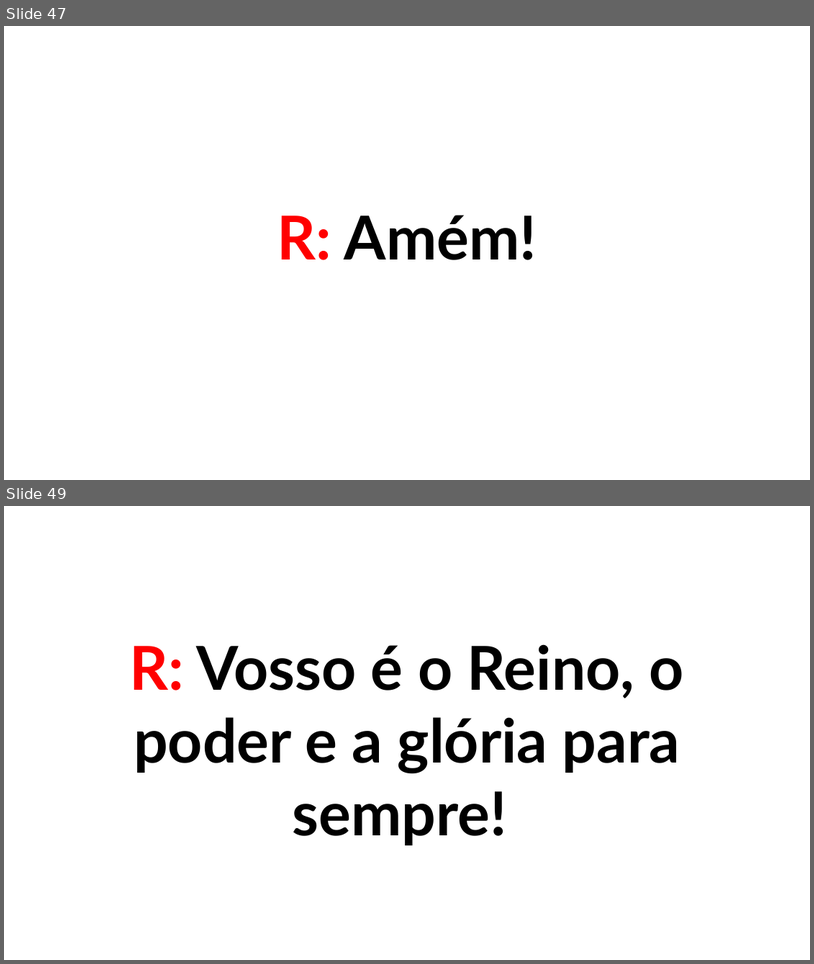
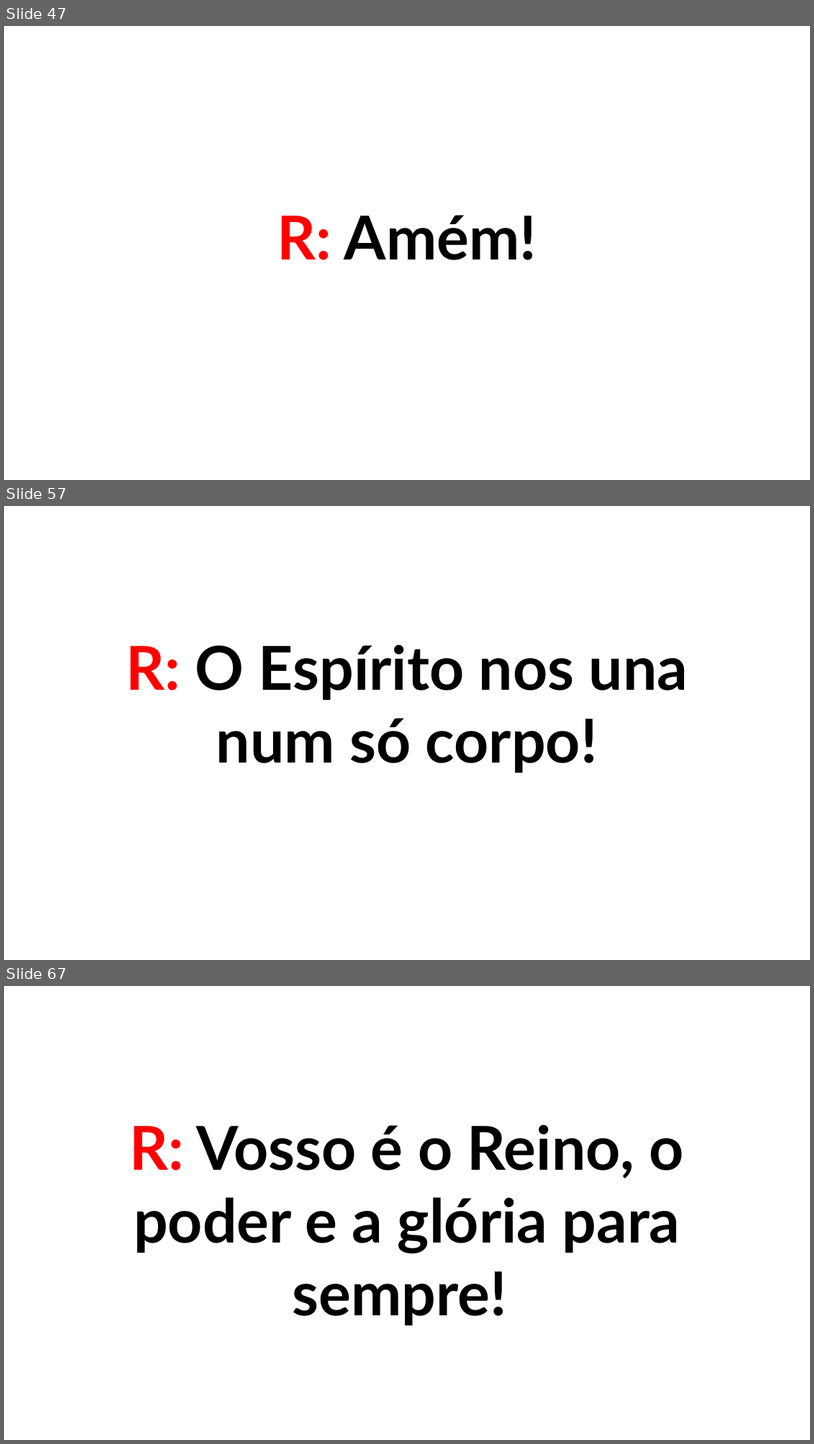
Before and after one commit to PHGodoyCosta/pallotti-slides, a slide deck: src/pallotti_slides/resources/template/mass_template.pptx. Shown one above the other, each under a label of ours: slides 47 and 49 before the commit, slides 47, 57 and 67 after it; the slides between them are not shown. The pictures are 814x964 and 814x1444 pixels, drawn with LibreOffice and Linux fonts; fonts in the diff are those of the drawing. Boxes give left, top, right and bottom in pixels: in the first picture for what was removed or moved away, otherwise in the second. Text is boxed around its words. In the diff, an @@ line names an element or a change of style, - is before the commit and + after.

```diff
--- a/src/pallotti_slides/resources/template/mass_template.pptx
+++ b/src/pallotti_slides/resources/template/mass_template.pptx
@@ slide 57 added at <box>4,506,810,960</box>, background #FFFFFF @@
@@ text added at <box>126,644,688,772</box>, 72 pt, text #000000, bold @@
+R: O Espírito nos una num só corpo!
@@ what was slide 49 is now slide 67 @@
```
Also in this commit, not shown: 17 other slides added, 9 other files.
